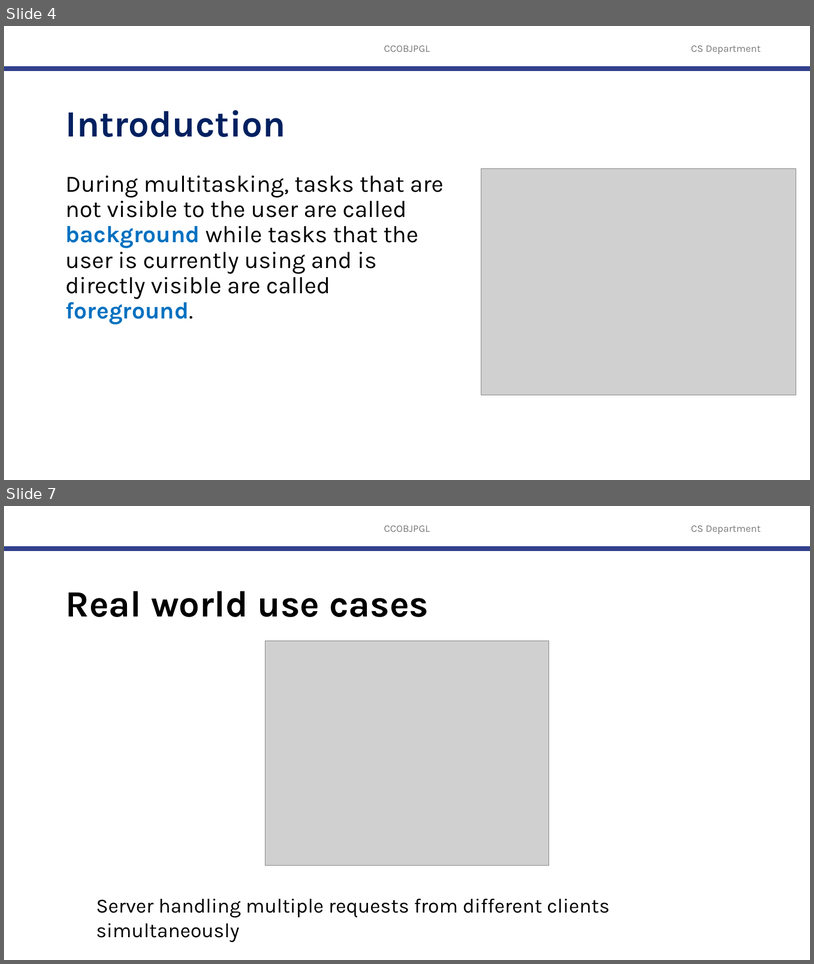
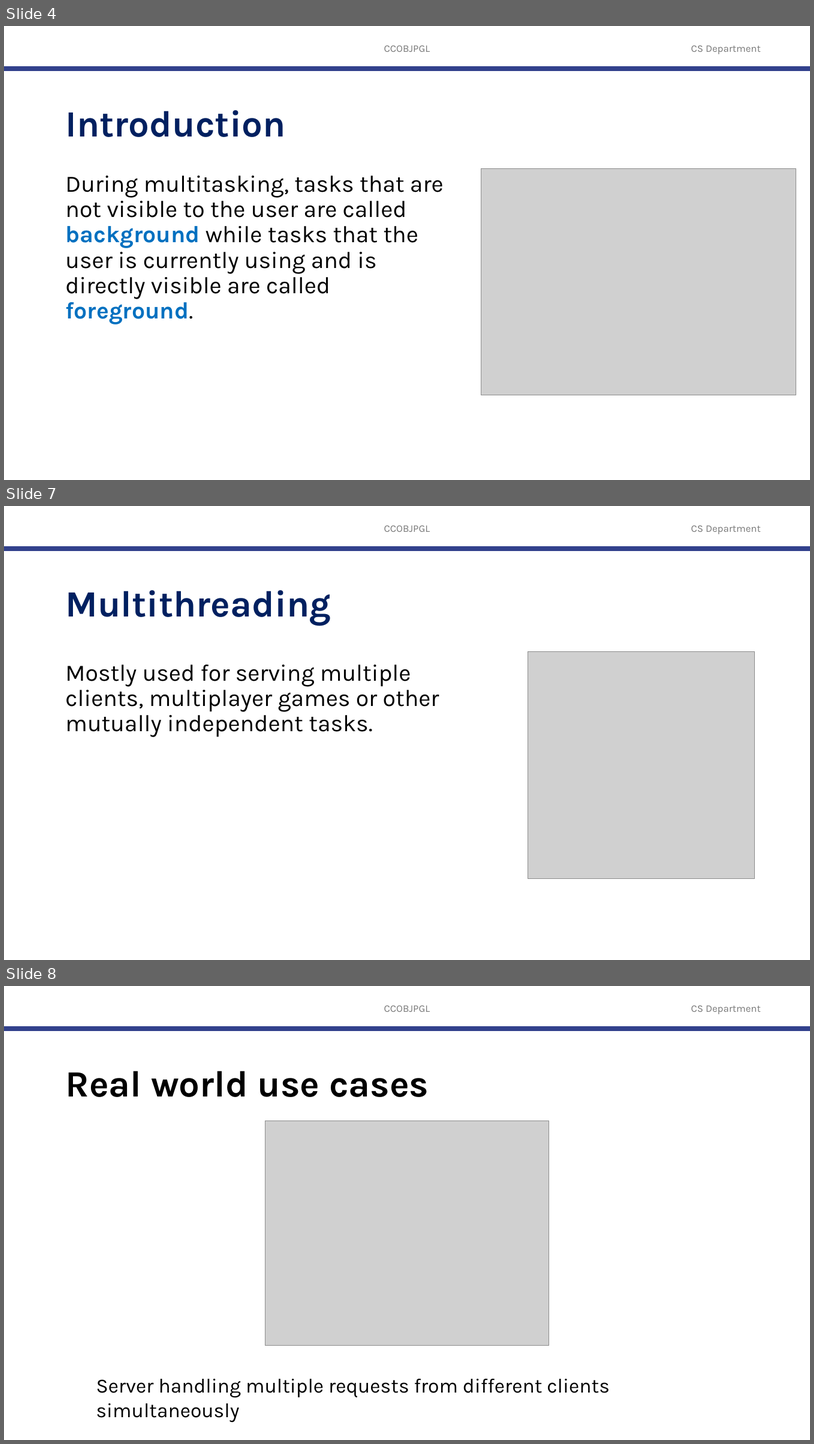
Before and after one commit to robitussin/CCOBJPGL, a slide deck: 9 - Multithreading and Synchronization/Multithreading and Synchronization.pptx. Shown one above the other, each under a label of ours: slides 4 and 7 before the commit, slides 4, 7 and 8 after it; the slides between them are not shown. The pictures are 814x964 and 814x1444 pixels, drawn with LibreOffice and Linux fonts; fonts in the diff are those of the drawing; grey boxes stand for pictures; background and template pictures are left out. Boxes give left, top, right and bottom in pixels: in the first picture for what was removed or moved away, otherwise in the second. Text is boxed around its words. In the diff, an @@ line names an element or a change of style, - is before the commit and + after.

```diff
--- a/9 - Multithreading and Synchronization/Multithreading and Synchronization.pptx
+++ b/9 - Multithreading and Synchronization/Multithreading and Synchronization.pptx
@@ slide 7 added at [4, 506, 810, 960], background #FFFFFF; not listed: 3 template elements that a slide beside it also shows @@
@@ title added at [65, 590, 331, 625], 44 pt, text #002060, bold @@
+Multithreading
@@ text added at [65, 664, 440, 737], 28 pt, text #000000 @@
+Mostly used for serving multiple clients, multiplayer games or other mutually independent tasks.
@@ picture added at [528, 652, 755, 879] @@
@@ what was slide 7 is now slide 8 @@
```
Also in this commit, not shown: 3 slides changed.
